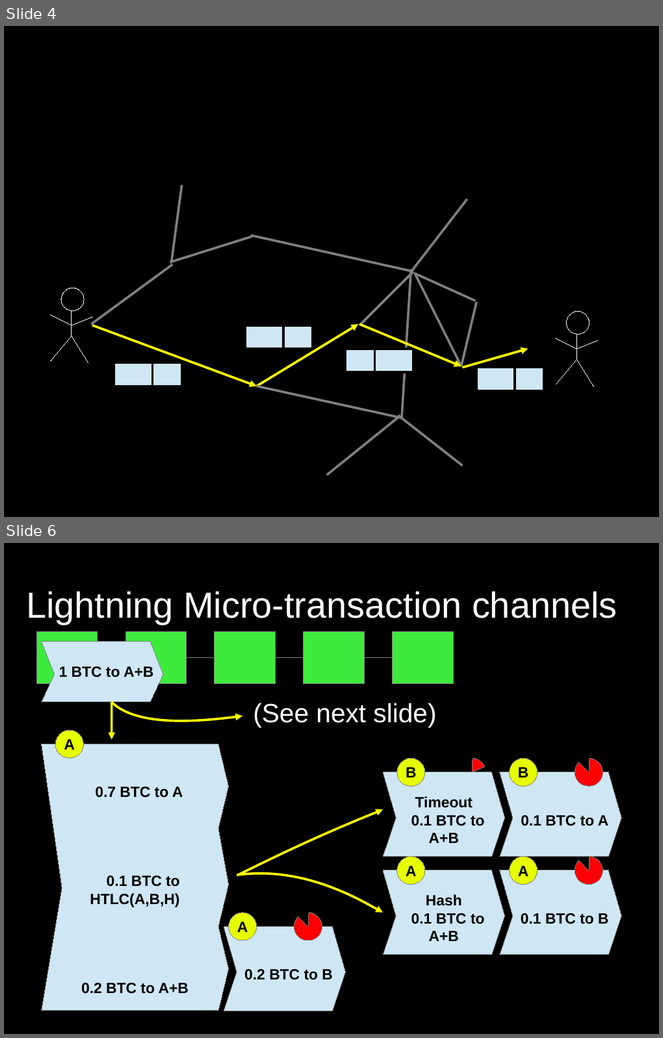
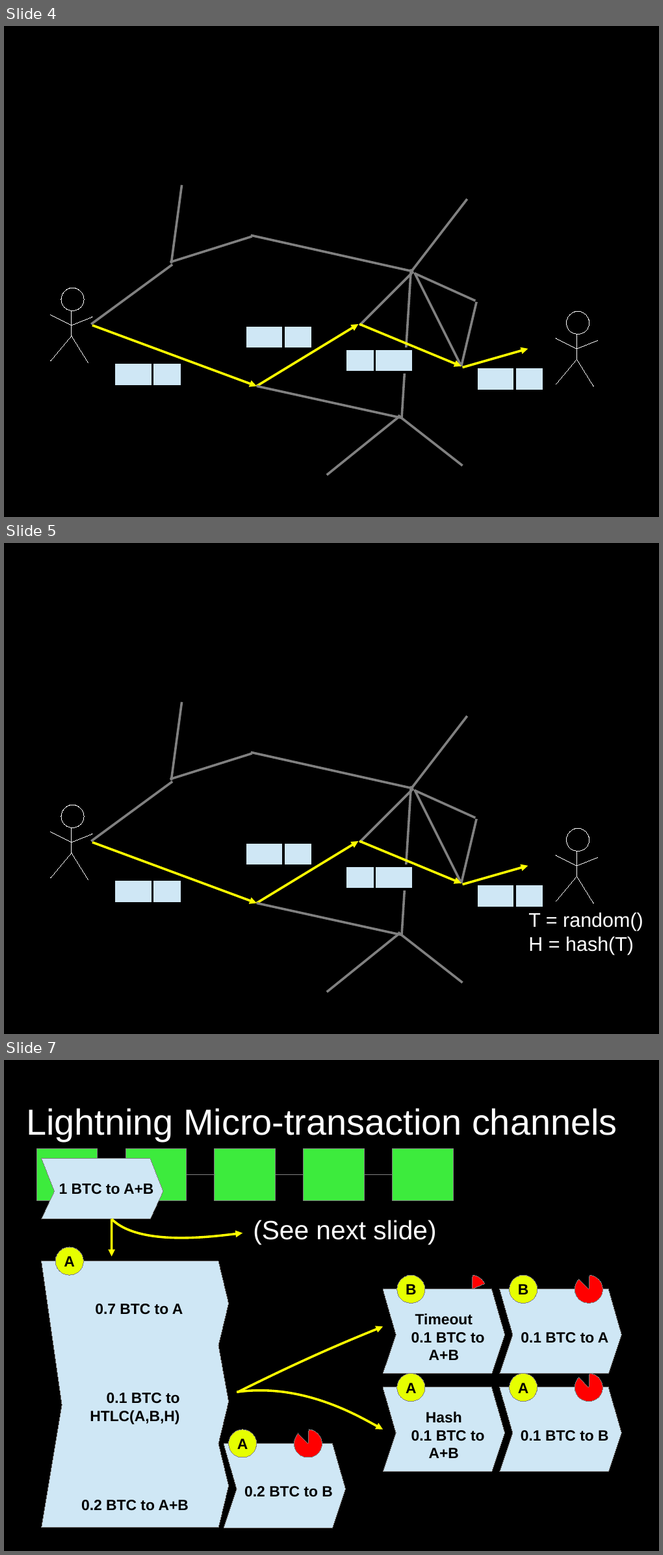
Before and after one commit to cornwarecjp/amiko-pay, a slide deck: doc/lightning-presentation.odp. Shown one above the other, each under a label of ours: slides 4 and 6 before the commit, slides 4, 5 and 7 after it; the slides between them are not shown. The pictures are 663x1038 and 663x1555 pixels, drawn with LibreOffice and Linux fonts; fonts in the diff are those of the drawing. Boxes give left, top, right and bottom in pixels: in the first picture for what was removed or moved away, otherwise in the second. Text is boxed around its words. In the diff, an @@ line names an element or a change of style, - is before the commit and + after.

```diff
--- a/doc/lightning-presentation.odp
+++ b/doc/lightning-presentation.odp
@@ slide 5 added at bbox=[4, 543, 659, 1034], background #000000 @@
@@ line added from (181, 702) to (171, 781), #808080 2.83 pt @@
@@ line added from (467, 716) to (412, 787), #808080 2.83 pt @@
@@ line added from (252, 754) to (170, 780), #808080 2.83 pt @@
@@ line added from (251, 752) to (414, 789), #808080 2.83 pt @@
@@ line added from (91, 841) to (172, 782), #808080 2.83 pt @@
@@ line added from (360, 843) to (414, 789), #808080 2.83 pt @@
@@ line added from (402, 936) to (412, 786), #808080 2.83 pt @@
@@ line added from (462, 884) to (415, 790), #808080 2.83 pt @@
@@ line added from (475, 819) to (416, 791), #808080 2.83 pt @@
@@ group added at bbox=[51, 805, 92, 880]: 5 lines, 1 ellipse @@
@@ line added from (477, 819) to (462, 884), #808080 2.83 pt @@
@@ arrow added from (92, 843) to (257, 903), #FFFF00 2.83 pt @@
@@ rectangle added at bbox=[245, 843, 284, 866], fill #CFE7F5, outline #000000 2.83 pt @@
@@ arrow added from (257, 903) to (358, 841), #FFFF00 2.83 pt @@
@@ rectangle added at bbox=[284, 843, 313, 866], fill #CFE7F5, outline #000000 2.83 pt @@
@@ arrow added from (360, 841) to (462, 884), #FFFF00 2.83 pt @@
@@ group added at bbox=[556, 828, 598, 903]: 5 lines, 1 ellipse @@
@@ rectangle added at bbox=[346, 866, 375, 889], fill #CFE7F5, outline #000000 2.83 pt @@
@@ rectangle added at bbox=[375, 866, 413, 889], fill #CFE7F5, outline #000000 2.83 pt @@
@@ arrow added from (463, 885) to (529, 866), #FFFF00 2.83 pt @@
@@ rectangle added at bbox=[114, 880, 153, 903], fill #CFE7F5, outline #000000 2.83 pt @@
@@ rectangle added at bbox=[153, 880, 181, 903], fill #CFE7F5, outline #000000 2.83 pt @@
@@ rectangle added at bbox=[477, 885, 515, 908], fill #CFE7F5, outline #000000 2.83 pt @@
@@ rectangle added at bbox=[516, 885, 544, 908], fill #CFE7F5, outline #000000 2.83 pt @@
@@ line added from (400, 935) to (257, 903), #808080 2.83 pt @@
@@ text added at bbox=[529, 913, 644, 955], 24 pt, text #FFFFFF @@
+T = random()
+H = hash(T)
@@ line added from (399, 934) to (327, 993), #808080 2.83 pt @@
@@ line added from (398, 933) to (463, 983), #808080 2.83 pt @@
@@ what was slide 6 is now slide 7 @@
```
Also in this commit, not shown: 5 slides changed.
